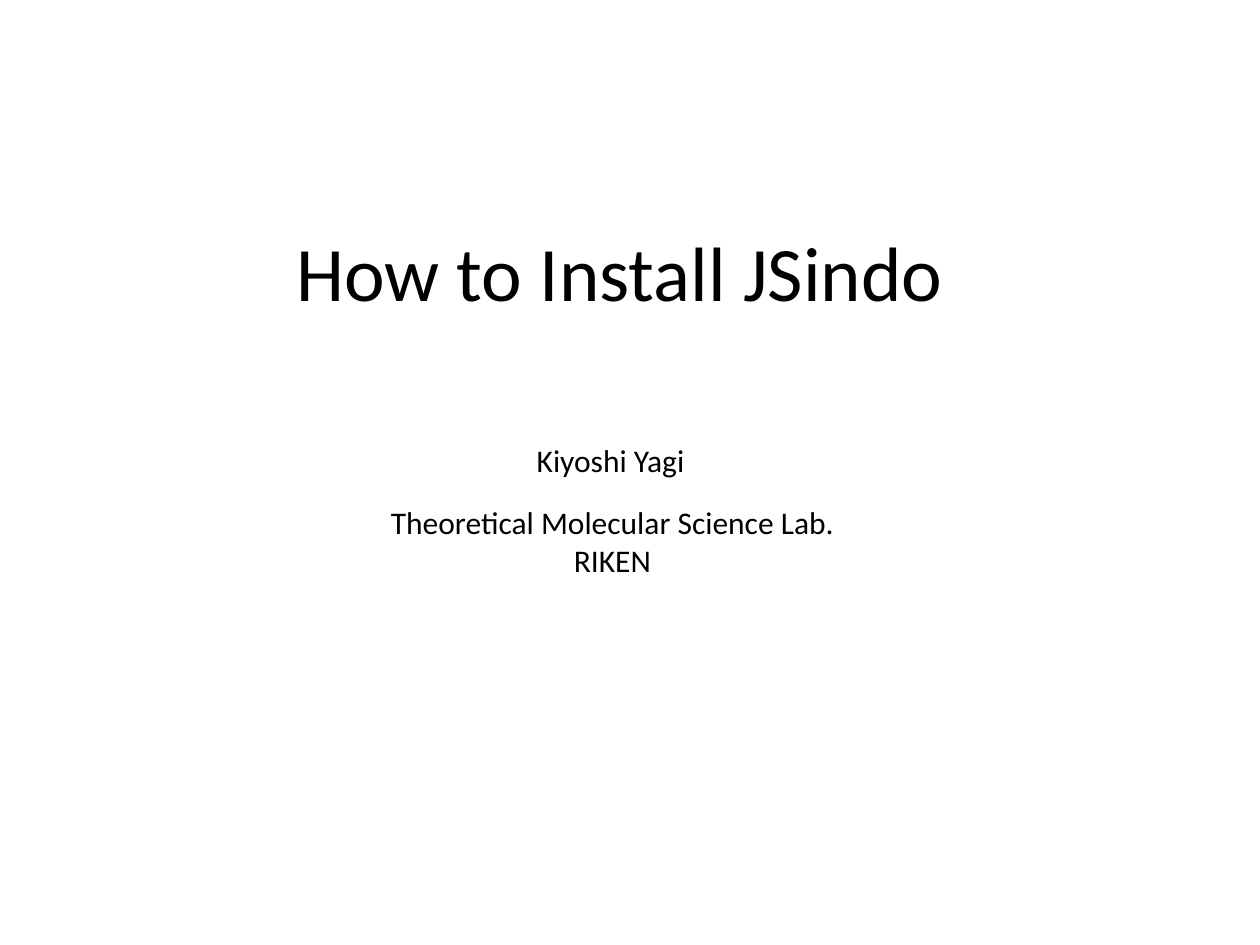
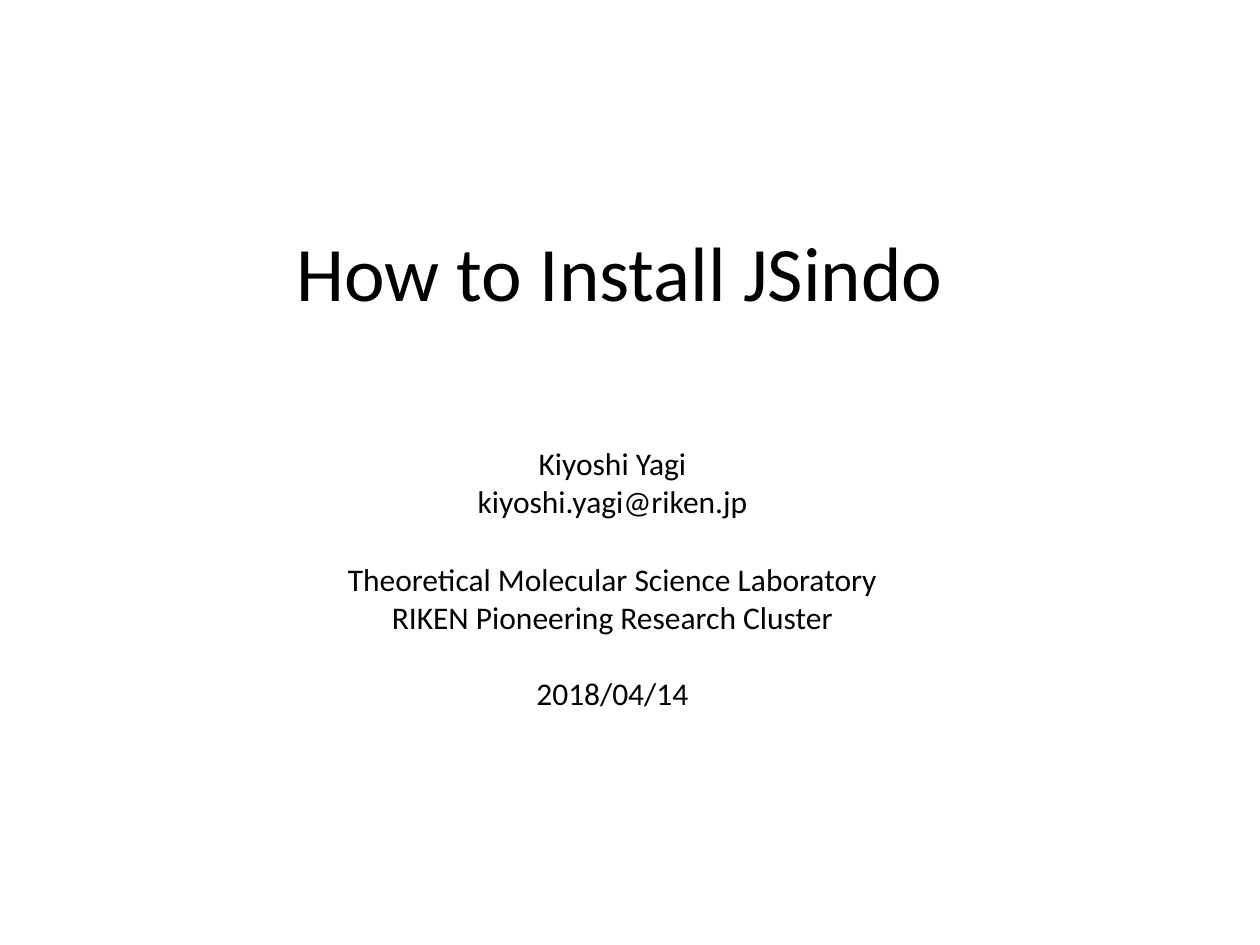
Before and after one commit to yagikiyoshi/sindo, a slide deck: slide 1 of doc/JSindo/install.pptx. Drawn at 1260x945 pixels with LibreOffice and Linux fonts; fonts in the diff are those of the drawing. Boxes give left, top, right and bottom in pixels: in the first picture for what was removed or moved away, otherwise in the second. Text is boxed around its words. In the diff, an @@ line names an element or a change of style, - is before the commit and + after.

```diff
--- a/doc/JSindo/install.pptx
+++ b/doc/JSindo/install.pptx
@@ text "Kiyoshi Yagi": place and size @@
-text "Kiyoshi Yagi" at (537,450,684,478)
+text "Kiyoshi Yagi" at (478,453,748,519)
@@ text at (539,453,686,481): alignment left to centre @@
@@ text at (478,491,748,519): paragraph added @@
+kiyoshi.yagi@riken.jp
@@ text at (348,569,877,707): text changed @@
-Theoretical Molecular Science Lab.
-RIKEN
+Theoretical Molecular Science Laboratory
+RIKEN Pioneering Research Cluster
+2018/04/14
```
Also in this commit, not shown: 9 other slides changed, 7 slides added, 2 slides removed, 13 other files.
